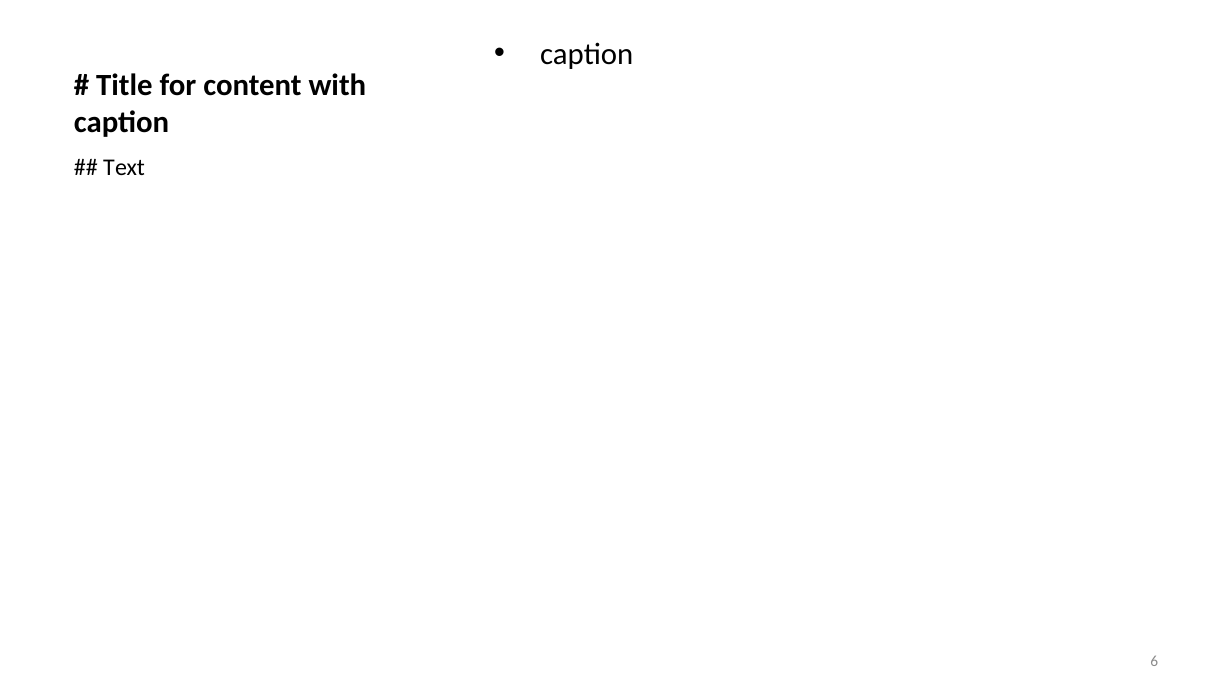
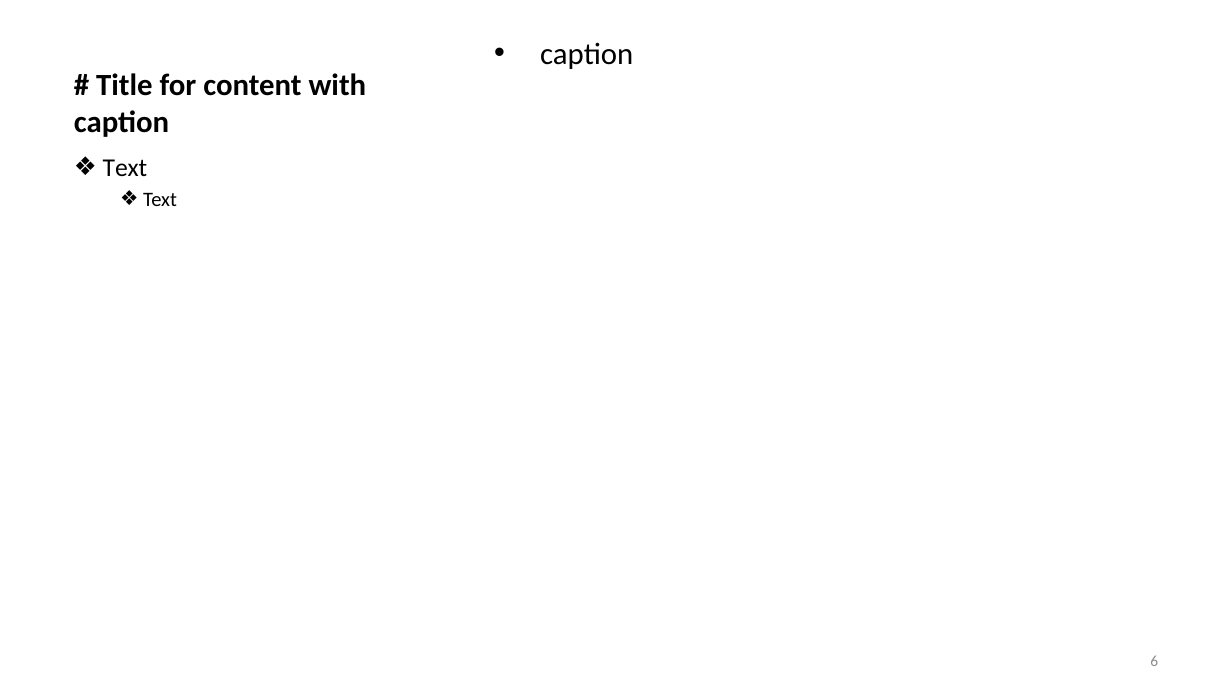
Before and after one commit to frinfo702/research-v1, a slide deck: slide 6 of presentation/templates/pptx/plain_template.pptx. Drawn at 1232x693 pixels with LibreOffice and Linux fonts; fonts in the diff are those of the drawing. Boxes give left, top, right and bottom in pixels: in the first picture for what was removed or moved away, otherwise in the second. Text is boxed around its words. In the diff, an @@ line names an element or a change of style, - is before the commit and + after.

```diff
--- a/presentation/templates/pptx/plain_template.pptx
+++ b/presentation/templates/pptx/plain_template.pptx
@@ text at bbox=[103, 159, 177, 206]: text changed; size 14 to 15 pt @@
-## Text
+❖ Text
+  ❖ Text
```
